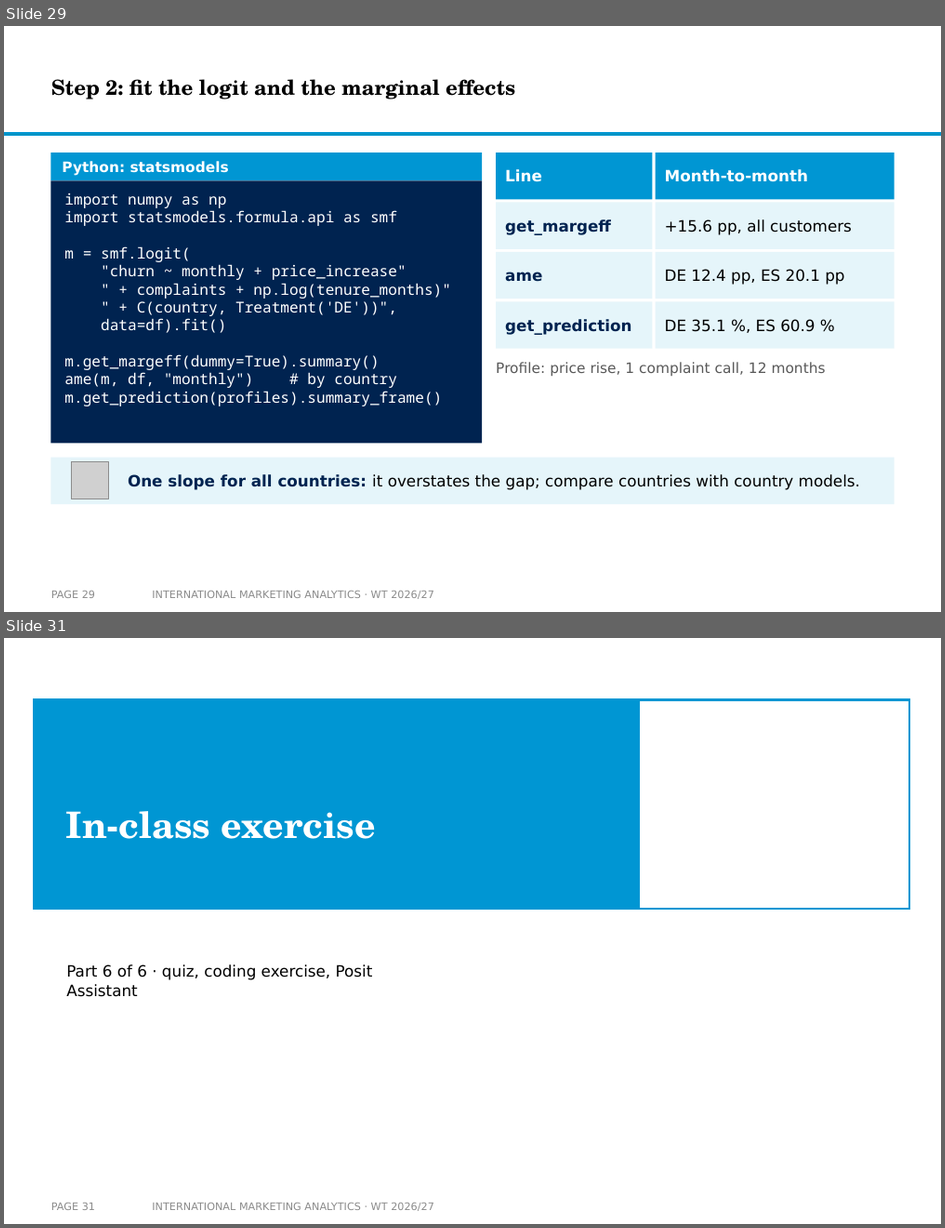
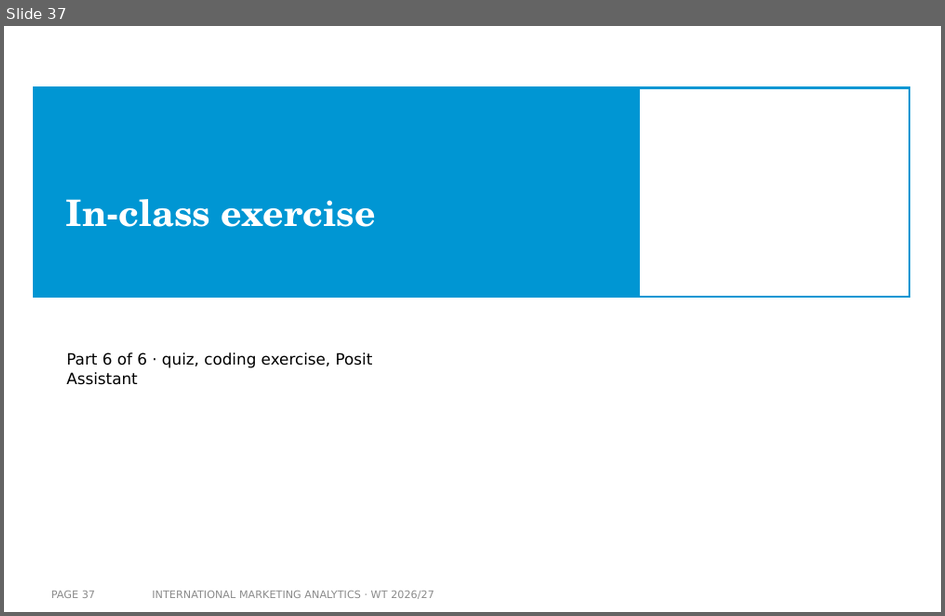
Before and after one commit to arnefloh-wu/international-marketing-analytics-teaching, a slide deck: slides/logistic-regression-in-international-marketing_WT26-27.pptx. Shown one above the other, each under a label of ours: slides 29 and 31 before the commit, slide 37 after it; the slides between them are not shown. The pictures are 945x1228 and 945x616 pixels, drawn with LibreOffice and Linux fonts; fonts in the diff are those of the drawing; grey boxes stand for pictures; background and template pictures are left out. Boxes give left, top, right and bottom in pixels: in the first picture for what was removed or moved away, otherwise in the second. Text is boxed around its words. In the diff, an @@ line names an element or a change of style, - is before the commit and + after.

```diff
--- a/slides/logistic-regression-in-international-marketing_WT26-27.pptx
+++ b/slides/logistic-regression-in-international-marketing_WT26-27.pptx
@@ slide 29 removed at bbox=[4, 26, 941, 612], background #FFFFFF @@
@@ title removed at bbox=[51, 79, 516, 99] @@
-Step 2: fit the logit and the marginal effects
@@ rectangle removed at bbox=[4, 133, 941, 136] @@
@@ rectangle removed at bbox=[50, 152, 482, 180] @@
@@ text removed at bbox=[62, 161, 229, 176] @@
-Python: statsmodels
@@ rectangle removed at bbox=[496, 152, 653, 199] @@
@@ rectangle removed at bbox=[656, 152, 895, 199] @@
@@ rectangle removed at bbox=[50, 180, 482, 444] @@
@@ text removed at bbox=[505, 169, 542, 182] @@
-Line
@@ text removed at bbox=[665, 169, 808, 182] @@
-Month-to-month
@@ text removed at bbox=[64, 193, 451, 406] @@
-import numpy as np
-import statsmodels.formula.api as smf
-m = smf.logit(
-"churn ~ monthly + price_increase"
-" + complaints + np.log(tenure_months)"
-" + C(country, Treatment('DE'))",
-data=df).fit()
-m.get_margeff(dummy=True).summary()
-ame(m, df, "monthly") # by country
-m.get_prediction(profiles).summary_frame()
@@ rectangle removed at bbox=[496, 203, 653, 249] @@
@@ text removed at bbox=[505, 219, 611, 235] @@
-get_margeff
@@ rectangle removed at bbox=[656, 203, 895, 249] @@
@@ text removed at bbox=[665, 219, 852, 235] @@
-+15.6 pp, all customers
@@ rectangle removed at bbox=[496, 252, 653, 298] @@
@@ text removed at bbox=[505, 272, 542, 282] @@
-ame
@@ rectangle removed at bbox=[656, 252, 895, 298] @@
@@ text removed at bbox=[665, 269, 845, 285] @@
-DE 12.4 pp, ES 20.1 pp
@@ rectangle removed at bbox=[496, 301, 653, 349] @@
@@ rectangle removed at bbox=[656, 301, 895, 349] @@
@@ text removed at bbox=[505, 319, 632, 335] @@
-get_prediction
@@ text removed at bbox=[665, 319, 815, 332] @@
-DE 35.1 %, ES 60.9 %
@@ text removed at bbox=[496, 362, 826, 376] @@
-Profile: price rise, 1 complaint call, 12 months
@@ rectangle removed at bbox=[50, 458, 895, 504] @@
@@ picture removed at bbox=[72, 462, 109, 499] @@
@@ text removed at bbox=[128, 474, 861, 490] @@
-One slope for all countries: it overstates the gap; compare countries with country models.
@@ page number removed at bbox=[51, 591, 95, 598] @@
-PAGE 29
@@ text removed at bbox=[152, 591, 435, 599] @@
-INTERNATIONAL MARKETING ANALYTICS · WT 2026/27
@@ what was slide 31 is now slide 37 @@
@@ page number at bbox=[51, 591, 95, 598]: text changed @@
-PAGE 31
+PAGE 37
```
Also in this commit, not shown: 7 slides changed, 9 slides added, 2 other slides removed, 3 other files.
